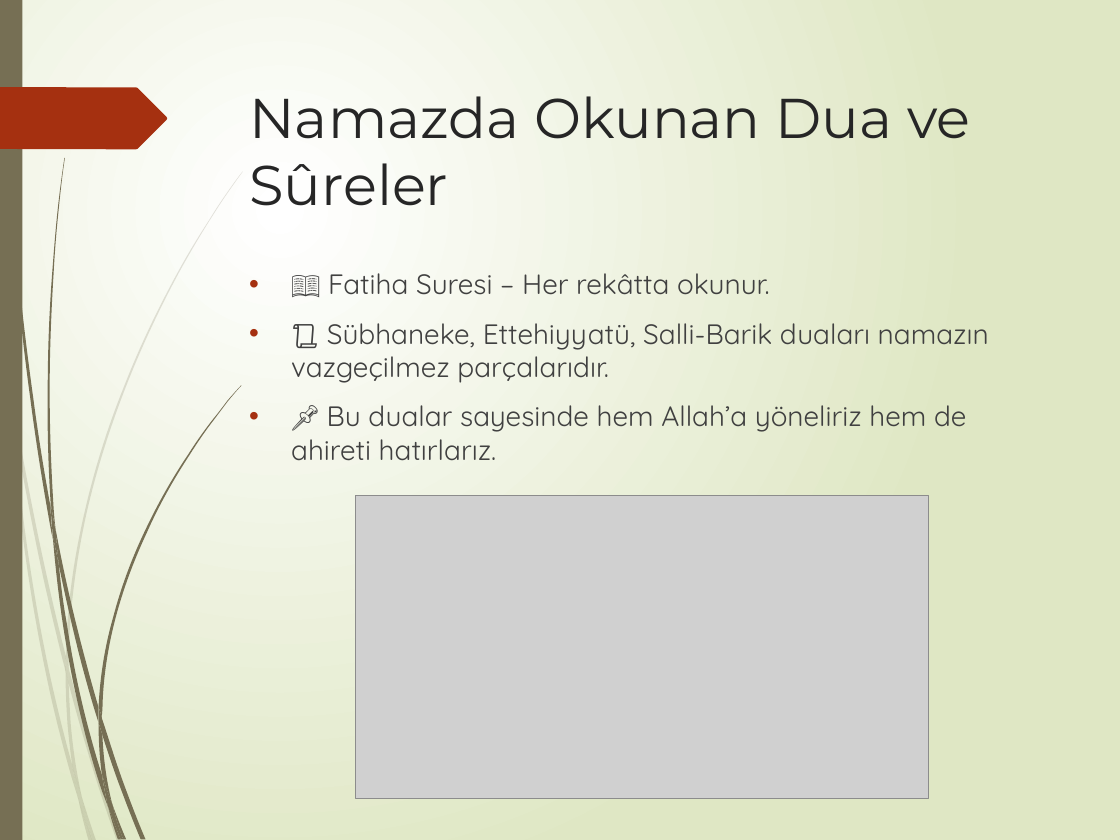
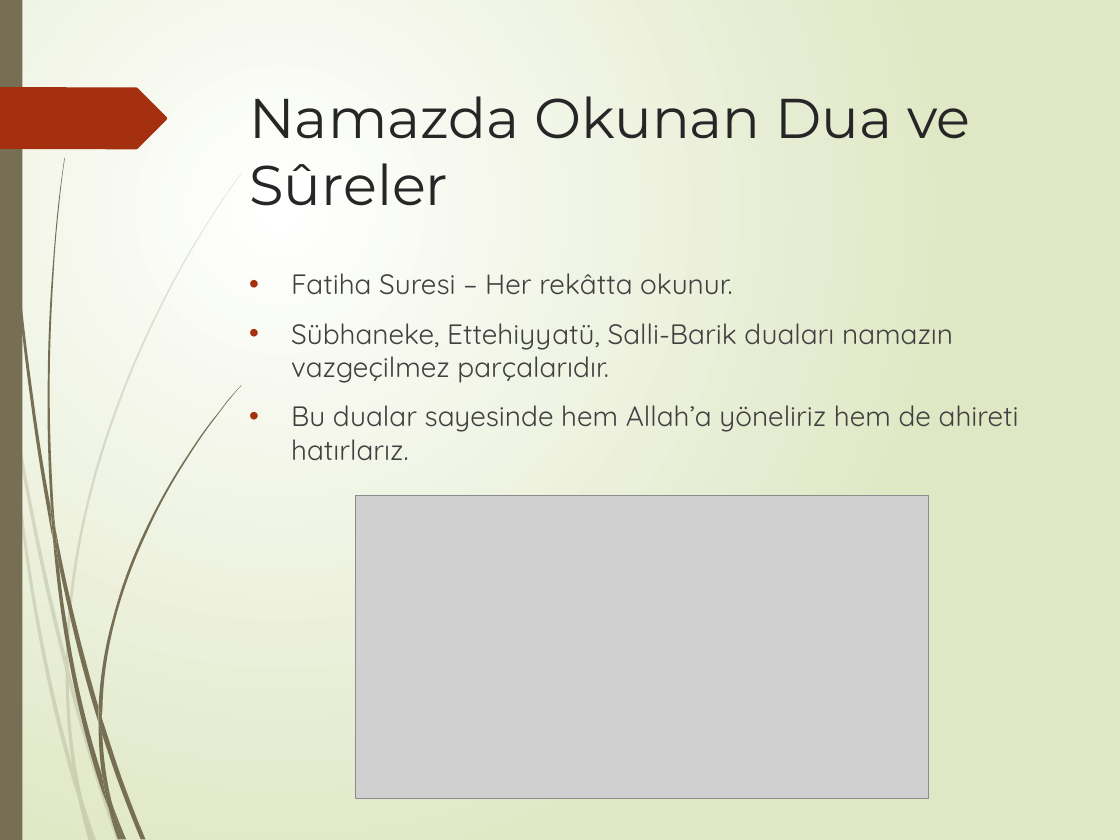
Before and after one commit to msakkaya06/msakkaya, a slide deck: slide 12 of namaz/Namaz_Sunumu.pptx. Drawn at 1120x840 pixels with LibreOffice and Linux fonts; fonts in the diff are those of the drawing; grey boxes stand for pictures. Boxes give left, top, right and bottom in pixels: in the first picture for what was removed or moved away, otherwise in the second. Text is boxed around its words. In the diff, an @@ line names an element or a change of style, - is before the commit and + after.

```diff
--- a/namaz/Namaz_Sunumu.pptx
+++ b/namaz/Namaz_Sunumu.pptx
@@ text at bbox=[291, 273, 1019, 461]: text changed @@
-• 📖 Fatiha Suresi – Her rekâtta okunur.
-• 📜 Sübhaneke, Ettehiyyatü, Salli-Barik duaları namazın vazgeçilmez parçalarıdır.
-• 📌 Bu dualar sayesinde hem Allah’a yöneliriz hem de ahireti hatırlarız.
+• Fatiha Suresi – Her rekâtta okunur.
+• Sübhaneke, Ettehiyyatü, Salli-Barik duaları namazın vazgeçilmez parçalarıdır.
+• Bu dualar sayesinde hem Allah’a yöneliriz hem de ahireti hatırlarız.
```
Also in this commit, not shown: 9 other slides changed, 20 other files.
